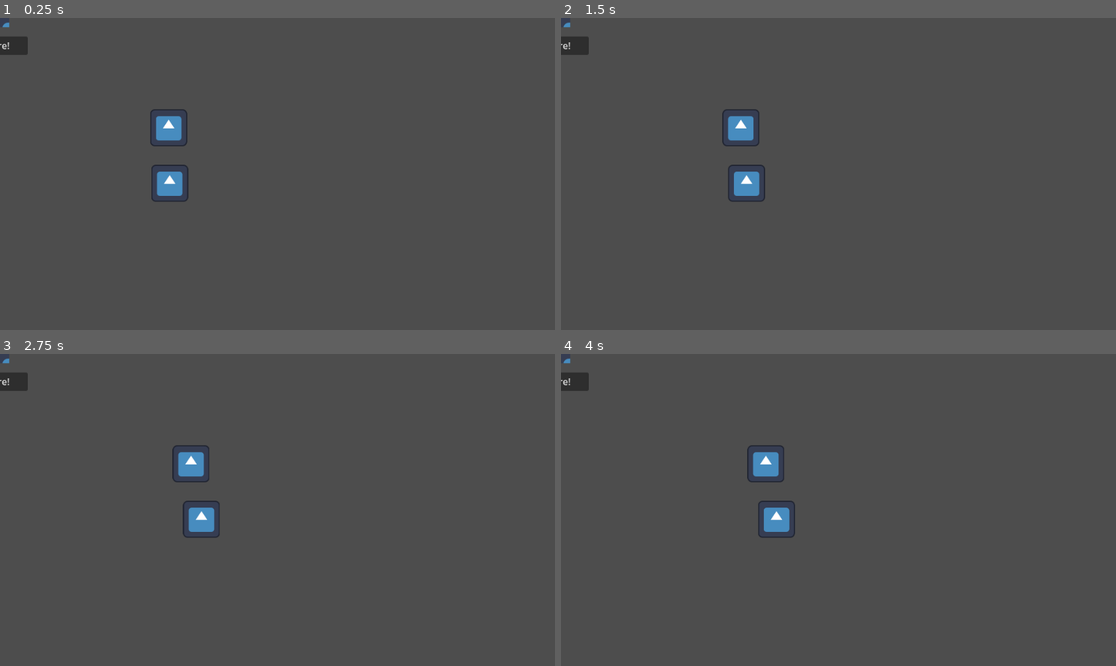
Above: before the commit, frames 1-4 (two rows, left to right).
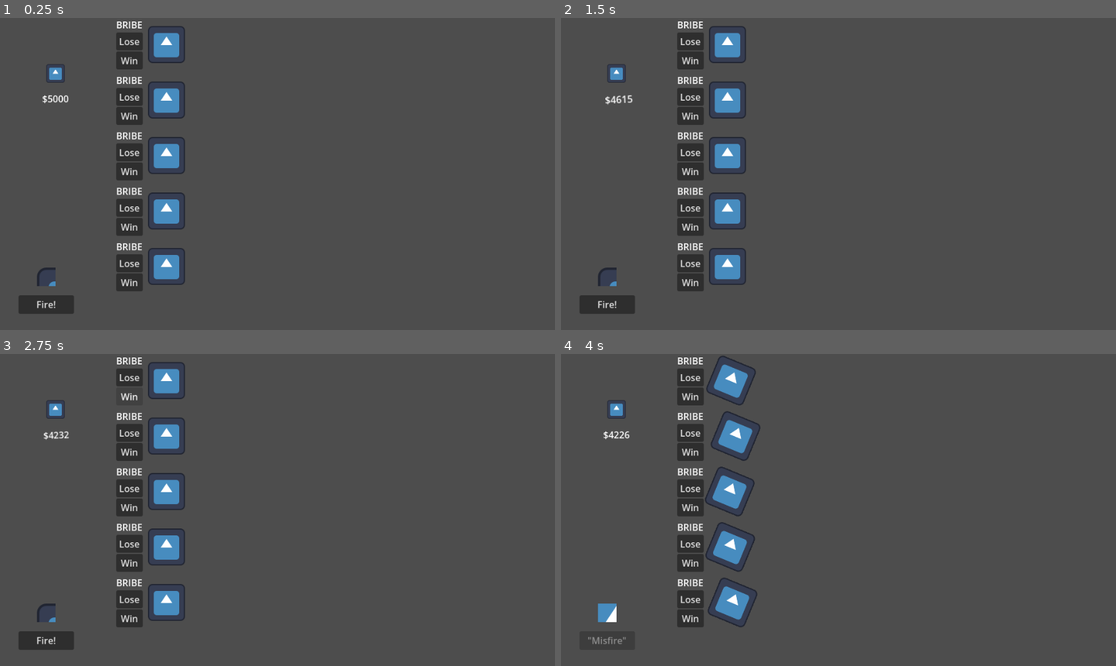
Above: after the commit, the same moments.

Repository: zlounsberry/RedEye-LD59
Game: Godot game, scene res://scenes/main.tscn
The game is run twice, just before and just after one commit, with the same random seed, the same clock (stepped at 60 frames per second) and the same inputs. The engine's default icon, where the game draws it, is replaced by a stand-in: a white triangle on a blue panel in a dark square.
Inputs (mouse positions are in pixels of both pictures, inside the frame that each line leads up to):
- Up to frame 1 (0.25 s): no input
- Up to frame 2 (1.5 s): click (688, 39) at 0.5 s, where only the run after the commit has a clickable "Lose"; move the mouse to (960, 158) at 1.27 s
- Up to frame 3 (2.75 s): click (127, 397) at 2 s, where only the run after the commit has a clickable "Win"
- Up to frame 4 (4 s): move the mouse to (727, 525) at 2.77 s; click (605, 641) at 3.5 s, where only the run after the commit has a clickable "Fire!"

The runs differ from the first frame. In frame 1, 7.1% of the frame differs, in the area x 0-34%, y 1-95%; in frame 2, 7.1%; in frame 3, 7.0%; in frame 4, 7.4%, in the area x 0-43%, y 0-93%.

Commit message:
add the money bits

Diff:
--- a/project.godot
+++ b/project.godot
@@ -25,6 +25,11 @@
 window/size/viewport_width=960
 window/size/viewport_height=540
 
+[global_group]
+
+stats_popup=""
+horf=""
+
 [physics]
 
 3d/physics_engine="Jolt Physics"
--- a/scenes/horf.tscn
+++ b/scenes/horf.tscn
@@ -2,12 +2,16 @@
 
 [ext_resource type="Texture2D" uid="uid://dxluetgnmx57p" path="res://icon.svg" id="1_00vqn"]
 [ext_resource type="Script" uid="uid://0sgscfl3owsa" path="res://scripts/horf.gd" id="1_tgtbq"]
+[ext_resource type="PackedScene" uid="uid://35o752mce1go" path="res://scenes/stats_popup.tscn" id="3_s5b6s"]
 
 [sub_resource type="Curve2D" id="Curve2D_tgtbq"]
 _data = {
 "points": PackedVector2Array(0, 0, 0, 0, 0, 0, 0, 0, 452, 0, 576, 0)
 }
 point_count = 2
+
+[sub_resource type="RectangleShape2D" id="RectangleShape2D_6nhuy"]
+size = Vector2(64, 64)
 
 [sub_resource type="Animation" id="Animation_s5b6s"]
 length = 0.001
@@ -72,7 +76,7 @@
 &"run": SubResource("Animation_6nhuy")
 }
 
-[node name="Horf" type="Node2D" unique_id=1909564379]
+[node name="Horf" type="Node2D" unique_id=1909564379 groups=["horf"]]
 script = ExtResource("1_tgtbq")
 
 [node name="Path2D" type="Path2D" parent="." unique_id=710289219]
@@ -88,6 +92,11 @@
 
 [node name="Emote" type="Sprite2D" parent="Path2D/PathFollow2D" unique_id=729160741]
 
+[node name="MouseHitbox" type="Area2D" parent="Path2D/PathFollow2D" unique_id=505528379]
+
+[node name="CollisionShape2D" type="CollisionShape2D" parent="Path2D/PathFollow2D/MouseHitbox" unique_id=2090914795]
+shape = SubResource("RectangleShape2D_6nhuy")
+
 [node name="HorfAnim" type="AnimationPlayer" parent="." unique_id=875844191]
 libraries/ = SubResource("AnimationLibrary_60tau")
 
@@ -95,9 +104,35 @@
 
 [node name="ChangeSpeed" type="Timer" parent="." unique_id=639052183]
 wait_time = 3.0
-autostart = true
 
 [node name="LockIn" type="Timer" parent="." unique_id=1364391282]
 
+[node name="StatsPopup" parent="." unique_id=150412088 instance=ExtResource("3_s5b6s")]
+scale = Vector2(1e-05, 1e-05)
+
+[node name="VBoxContainer" type="VBoxContainer" parent="." unique_id=2043282314]
+offset_left = -87.0
+offset_top = -46.0
+offset_right = -41.0
+offset_bottom = 47.0
+theme_override_constants/separation = 2
+
+[node name="Label" type="Label" parent="VBoxContainer" unique_id=565734443]
+layout_mode = 2
+text = "BRIBE"
+
+[node name="LoseButton" type="Button" parent="VBoxContainer" unique_id=241120441]
+custom_minimum_size = Vector2(24, 0)
+layout_mode = 2
+text = "Lose"
+
+[node name="WinButton" type="Button" parent="VBoxContainer" unique_id=1245382571]
+layout_mode = 2
+text = "Win"
+
+[connection signal="mouse_entered" from="Path2D/PathFollow2D/MouseHitbox" to="." method="_on_mouse_hitbox_mouse_entered"]
+[connection signal="mouse_exited" from="Path2D/PathFollow2D/MouseHitbox" to="." method="_on_mouse_hitbox_mouse_exited"]
 [connection signal="timeout" from="ChangeSpeed" to="." method="_on_change_speed_timeout"]
 [connection signal="timeout" from="LockIn" to="." method="_on_lock_in_timeout"]
+[connection signal="pressed" from="VBoxContainer/LoseButton" to="." method="_on_lose_button_pressed"]
+[connection signal="pressed" from="VBoxContainer/WinButton" to="." method="_on_win_button_pressed"]
--- a/scenes/main.tscn
+++ b/scenes/main.tscn
@@ -3,6 +3,7 @@
 [ext_resource type="Script" uid="uid://wq4karctqcpu" path="res://scripts/main.gd" id="1_o5qli"]
 [ext_resource type="PackedScene" uid="uid://4w1cjrscx40o" path="res://scenes/horf.tscn" id="2_0wfyh"]
 [ext_resource type="PackedScene" uid="uid://bfebo3ty58mr1" path="res://scenes/signal_gun.tscn" id="3_sugp2"]
+[ext_resource type="PackedScene" uid="uid://duu3pry7a45f7" path="res://scenes/menus/money_ui.tscn" id="4_jyhfs"]
 
 [node name="Main" type="Control" unique_id=53092059]
 layout_mode = 3
@@ -11,6 +12,7 @@
 anchor_bottom = 1.0
 grow_horizontal = 2
 grow_vertical = 2
+mouse_filter = 2
 script = ExtResource("1_o5qli")
 metadata/_edit_use_anchors_ = true
 
@@ -32,17 +34,33 @@
 layout_mode = 2
 
 [node name="Horf" parent="VBoxContainer/MarginContainer" unique_id=1909564379 instance=ExtResource("2_0wfyh")]
-speed_low = 15.0
-speed_high = 25.0
 
 [node name="MarginContainer2" type="MarginContainer" parent="VBoxContainer" unique_id=1927324209]
 custom_minimum_size = Vector2(0, 64)
 layout_mode = 2
 
 [node name="Horf" parent="VBoxContainer/MarginContainer2" unique_id=2134692821 instance=ExtResource("2_0wfyh")]
-speed_low = 10.0
-speed_high = 20.0
-speed_modifier = 1.05
-horf_id = 2
+
+[node name="MarginContainer3" type="MarginContainer" parent="VBoxContainer" unique_id=898864557]
+custom_minimum_size = Vector2(0, 64)
+layout_mode = 2
+
+[node name="Horf" parent="VBoxContainer/MarginContainer3" unique_id=1933731288 instance=ExtResource("2_0wfyh")]
+
+[node name="MarginContainer4" type="MarginContainer" parent="VBoxContainer" unique_id=2013065814]
+custom_minimum_size = Vector2(0, 64)
+layout_mode = 2
+
+[node name="Horf" parent="VBoxContainer/MarginContainer4" unique_id=188457581 instance=ExtResource("2_0wfyh")]
+
+[node name="MarginContainer5" type="MarginContainer" parent="VBoxContainer" unique_id=1168959645]
+custom_minimum_size = Vector2(0, 64)
+layout_mode = 2
+
+[node name="Horf" parent="VBoxContainer/MarginContainer5" unique_id=2019939930 instance=ExtResource("2_0wfyh")]
 
 [node name="GunContainer" parent="." unique_id=1881853301 instance=ExtResource("3_sugp2")]
+position = Vector2(80, 448)
+
+[node name="MoneyUi" parent="." unique_id=1327274327 instance=ExtResource("4_jyhfs")]
+position = Vector2(64, 64)
--- /dev/null
+++ b/scenes/menus/money_ui.tscn
@@ -0,0 +1,115 @@
+[gd_scene format=3 uid="uid://duu3pry7a45f7"]
+
+[ext_resource type="Script" uid="uid://bdcsn65q5wjmd" path="res://scripts/menus/money_ui.gd" id="1_nnlsb"]
+[ext_resource type="Texture2D" uid="uid://dxluetgnmx57p" path="res://icon.svg" id="2_cqbj6"]
+
+[sub_resource type="Animation" id="Animation_nnlsb"]
+length = 0.001
+tracks/0/type = "value"
+tracks/0/imported = false
+tracks/0/enabled = true
+tracks/0/path = NodePath("MoneyCount:position")
+tracks/0/interp = 1
+tracks/0/loop_wrap = true
+tracks/0/keys = {
+"times": PackedFloat32Array(0),
+"transitions": PackedFloat32Array(1),
+"update": 0,
+"values": [Vector2(0, 64)]
+}
+tracks/1/type = "value"
+tracks/1/imported = false
+tracks/1/enabled = true
+tracks/1/path = NodePath("MoneyCount:rotation")
+tracks/1/interp = 1
+tracks/1/loop_wrap = true
+tracks/1/keys = {
+"times": PackedFloat32Array(0),
+"transitions": PackedFloat32Array(1),
+"update": 0,
+"values": [0.0]
+}
+tracks/2/type = "value"
+tracks/2/imported = false
+tracks/2/enabled = true
+tracks/2/path = NodePath("MoneyCount:scale")
+tracks/2/interp = 1
+tracks/2/loop_wrap = true
+tracks/2/keys = {
+"times": PackedFloat32Array(0),
+"transitions": PackedFloat32Array(1),
+"update": 0,
+"values": [Vector2(1, 1)]
+}
+
+[sub_resource type="Animation" id="Animation_ho6jl"]
+resource_name = "shake"
+loop_mode = 1
+step = 0.02
+tracks/0/type = "value"
+tracks/0/imported = false
+tracks/0/enabled = true
+tracks/0/path = NodePath("MoneyCount:position")
+tracks/0/interp = 1
+tracks/0/loop_wrap = true
+tracks/0/keys = {
+"times": PackedFloat32Array(0, 0.02, 0.04, 0.06, 0.08, 0.099999994, 0.12, 0.14, 0.16, 0.17999999, 0.19999999, 0.22, 0.24, 0.26, 0.28, 0.29999998, 0.32, 0.33999997, 0.35999998, 0.38, 0.39999998, 0.42, 0.44, 0.45999998, 0.48, 0.5, 0.52, 0.53999996, 0.56, 0.58, 0.59999996, 0.62, 0.64, 0.65999997, 0.68, 0.7, 0.71999997, 0.74, 0.76, 0.78, 0.79999995, 0.81999993, 0.8399999, 0.86, 0.88, 0.9, 0.91999996, 0.93999994, 0.96, 0.97999996, 1),
+"transitions": PackedFloat32Array(1, 1, 1, 1, 1, 1, 1, 1, 1, 1, 1, 1, 1, 1, 1, 1, 1, 1, 1, 1, 1, 1, 1, 1, 1, 1, 1, 1, 1, 1, 1, 1, 1, 1, 1, 1, 1, 1, 1, 1, 1, 1, 1, 1, 1, 1, 1, 1, 1, 1, 1),
+"update": 1,
+"values": [Vector2(0, 64), Vector2(-2, 62), Vector2(0, 64), Vector2(2, 66), Vector2(0, 64), Vector2(0, 62), Vector2(0, 64), Vector2(2, 64), Vector2(0, 64), Vector2(2, 66), Vector2(0, 64), Vector2(0, 62), Vector2(0, 64), Vector2(-2, 62), Vector2(0, 64), Vector2(2, 66), Vector2(0, 64), Vector2(0, 62), Vector2(0, 64), Vector2(2, 64), Vector2(0, 64), Vector2(2, 66), Vector2(0, 64), Vector2(0, 62), Vector2(0, 64), Vector2(-2, 62), Vector2(0, 64), Vector2(2, 66), Vector2(0, 64), Vector2(0, 62), Vector2(0, 64), Vector2(2, 64), Vector2(0, 64), Vector2(2, 66), Vector2(0, 64), Vector2(0, 62), Vector2(0, 64), Vector2(-2, 62), Vector2(0, 64), Vector2(2, 66), Vector2(0, 64), Vector2(0, 62), Vector2(0, 64), Vector2(2, 64), Vector2(0, 64), Vector2(2, 66), Vector2(0, 64), Vector2(0, 62), Vector2(0, 64), Vector2(0, 62), Vector2(0, 64)]
+}
+tracks/1/type = "value"
+tracks/1/imported = false
+tracks/1/enabled = true
+tracks/1/path = NodePath("MoneyCount:rotation")
+tracks/1/interp = 1
+tracks/1/loop_wrap = true
+tracks/1/keys = {
+"times": PackedFloat32Array(0, 0.099999994, 0.19999999, 0.29999998, 0.39999998, 0.49999997, 0.59999996, 0.6999999, 0.79999995, 0.8999999, 1),
+"transitions": PackedFloat32Array(1, 1, 1, 1, 1, 1, 1, 1, 1, 1, 1),
+"update": 0,
+"values": [0.0, -0.08726646259971647, 0.0, -0.08726646259971647, 0.0, -0.05235987755982989, 0.0, -0.05235987755982989, 0.0, -0.05235987755982989, 0.0]
+}
+tracks/2/type = "value"
+tracks/2/imported = false
+tracks/2/enabled = true
+tracks/2/path = NodePath("MoneyCount:scale")
+tracks/2/interp = 1
+tracks/2/loop_wrap = true
+tracks/2/keys = {
+"times": PackedFloat32Array(0, 0.10250001, 0.2025, 0.29999998, 0.39999998, 0.5, 0.59999996, 0.6975, 0.79749995, 0.89, 1),
+"transitions": PackedFloat32Array(1, 3, 1, 3, 1, 3, 1, 3, 1, 3, 1),
+"update": 0,
+"values": [Vector2(1, 1), Vector2(1.05, 1.05), Vector2(1, 1), Vector2(0.95, 0.95), Vector2(1, 1), Vector2(1.05, 1.05), Vector2(1, 1), Vector2(0.95, 0.95), Vector2(1, 1), Vector2(1.05, 1.05), Vector2(1, 1)]
+}
+
+[sub_resource type="AnimationLibrary" id="AnimationLibrary_bdpjw"]
+_data = {
+&"RESET": SubResource("Animation_nnlsb"),
+&"shake": SubResource("Animation_ho6jl")
+}
+
+[node name="MoneyUi" type="Node2D" unique_id=1327274327]
+process_mode = 3
+script = ExtResource("1_nnlsb")
+
+[node name="MarginContainer" type="MarginContainer" parent="." unique_id=1329728454]
+custom_minimum_size = Vector2(64, 64)
+offset_right = 64.0
+offset_bottom = 64.0
+
+[node name="Sprite2D" type="Sprite2D" parent="MarginContainer" unique_id=20629298]
+position = Vector2(32, 32)
+scale = Vector2(0.25, 0.25)
+texture = ExtResource("2_cqbj6")
+
+[node name="MoneyCount" type="Label" parent="." unique_id=346007995]
+offset_top = 64.0
+offset_right = 64.0
+offset_bottom = 87.99985
+text = "$1000"
+horizontal_alignment = 1
+vertical_alignment = 1
+
+[node name="AnimationPlayer" type="AnimationPlayer" parent="." unique_id=608116772]
+libraries/ = SubResource("AnimationLibrary_bdpjw")
--- a/scenes/stats_popup.tscn
+++ b/scenes/stats_popup.tscn
@@ -3,8 +3,11 @@
 [ext_resource type="Script" uid="uid://he5vld028bia" path="res://scripts/stats_popup.gd" id="1_0twoy"]
 [ext_resource type="Texture2D" uid="uid://dxluetgnmx57p" path="res://icon.svg" id="2_41dsf"]
 
-[node name="StatsPopup" type="Panel" unique_id=150412088]
-custom_minimum_size = Vector2(256, 256)
+[node name="StatsPopup" type="Panel" unique_id=150412088 groups=["stats_popup"]]
+z_index = 1
+custom_minimum_size = Vector2(256, 288)
+offset_right = 256.0
+offset_bottom = 256.0
 script = ExtResource("1_0twoy")
 
 [node name="VBoxContainer" type="VBoxContainer" parent="." unique_id=1656779253]
@@ -55,7 +58,12 @@
 horizontal_alignment = 1
 vertical_alignment = 1
 
-[node name="BribeAmount" type="Label" parent="VBoxContainer" unique_id=536702168]
+[node name="BribeAmountSpeed" type="Label" parent="VBoxContainer" unique_id=536702168]
 layout_mode = 2
 horizontal_alignment = 1
 vertical_alignment = 1
+
+[node name="BribeAmountFocus" type="Label" parent="VBoxContainer" unique_id=1707688094]
+layout_mode = 2
+horizontal_alignment = 1
+vertical_alignment = 1
--- a/scripts/globals/game_data.gd
+++ b/scripts/globals/game_data.gd
@@ -51,9 +51,44 @@
 	},
 }
 
+const HORF_FIRST_NAME_ARRAY: Array = [
+	"Rice And",
+	"Beans On",
+	"My Little",
+	"Sour",
+	"Monday's",
+	"Princess",
+	"Horny",
+	"I Hate",
+	"Monstrous",
+	"Shotgun",
+	"Copyright",
+]
+
+const HORF_LAST_NAME_ARRAY: Array = [
+	"Beans",
+	"Toast",
+	"Horfy",
+	"Lasagna",
+	"Dumptruck",
+	"Toad",
+	"Wellington III",
+	"Shotglass",
+	"Axolotl",
+	"Candy",
+	"Wedding",
+	"Sandwich",
+	"Infringement",
+]
+
+
 @onready var current_money: int = 5000
 @onready var current_day: int = 1
 
 @onready var main_volume: float = 0.8
 @onready var sfx_volume: float = 0.8
 @onready var music_volume: float = 0.8
+
+
+func _ready() -> void:
+	self.process_mode = Node.PROCESS_MODE_ALWAYS
--- a/scripts/globals/signal_bus.gd
+++ b/scripts/globals/signal_bus.gd
@@ -3,3 +3,8 @@
 signal horf_is_winner(horf_id: int)
 signal start_race
 signal misfire_gun
+signal update_money(delta: int)
+signal money_updated
+
+func _ready() -> void:
+	self.process_mode = Node.PROCESS_MODE_ALWAYS
--- a/scripts/horf.gd
+++ b/scripts/horf.gd
@@ -7,6 +7,9 @@
 @onready var lock_in_timer: Timer = $LockIn
 @onready var horf_anim: AnimationPlayer = $HorfAnim
 @onready var emote_anim: AnimationPlayer = $EmoteAnim
+@onready var stats_popup: Panel = $StatsPopup
+@onready var lose_button: Button = $VBoxContainer/LoseButton
+@onready var win_button: Button = $VBoxContainer/WinButton
 @onready var race_over: bool = false
 @onready var locked_in: bool = false
 
@@ -17,22 +20,34 @@
 var lock_in_likelihood: float
 var horf_id: int
 var odds_to_one: int
+var horf_name_first: String
+var horf_name_last: String
 
-var modifier_delta_on_bribe: int
-var lock_in_delta_on_bribe: int = randf_range(0.025, 0.05)
+var speed_modifier_delta_on_bribe: float = randf_range(0.025, 0.05)
+var lock_in_delta_on_bribe: float = randf_range(0.025, 0.05)
 var cost_to_bribe: int = randi_range(100, 500)
 
 
 func _ready() -> void:
-	_update_current_speed()
+#	 Most functions called from main.tscn
 	_connect_signals()
+
+
+func assign_values_based_on_id() -> void:
 	if not GameData.HORF_DICT.has(horf_id):
-		print("error, misassigned horf dict")
+		print("out of range error")
 		return
 	odds_to_one = GameData.HORF_DICT[horf_id]["odds_to_one"]
 	speed_low = GameData.HORF_DICT[horf_id]["low_speed"]
 	speed_high = GameData.HORF_DICT[horf_id]["high_speed"]
 	lock_in_likelihood = GameData.HORF_DICT[horf_id]["lock_in_likelihood"]
+	var first_name_array: Array = GameData.HORF_FIRST_NAME_ARRAY.duplicate()
+	var last_name_array: Array = GameData.HORF_LAST_NAME_ARRAY.duplicate()
+	first_name_array.shuffle()
+	last_name_array.shuffle()
+	horf_name_first = first_name_array[0]
+	horf_name_last = last_name_array[0]
+	_populate_stats_popup()
 
 
 func _connect_signals() -> void:
@@ -54,12 +69,26 @@
 	speed = new_speed
 
 
+func _populate_stats_popup() -> void:
+	stats_popup.speed_low = speed_low
+	stats_popup.speed_high = speed_high
+	stats_popup.lock_in_likelihood = lock_in_likelihood
+	stats_popup.odds_to_one = odds_to_one
+	stats_popup.horf_name_first = horf_name_first
+	stats_popup.horf_name_last = horf_name_last
+	stats_popup.cost_to_bribe = cost_to_bribe
+	stats_popup.modifier_delta_on_bribe = speed_modifier_delta_on_bribe
+	stats_popup.lock_in_delta_on_bribe = lock_in_delta_on_bribe
+	stats_popup.populate_text()
+
+
 func _bribe_jockey(is_bribed_to_be_worse: bool) -> void:
+	print("bribe jockey")
 	if is_bribed_to_be_worse:
-		speed_modifier -= modifier_delta_on_bribe
+		speed_modifier -= speed_modifier_delta_on_bribe
 		lock_in_likelihood -= lock_in_delta_on_bribe
 	else:
-		speed_modifier += modifier_delta_on_bribe
+		speed_modifier += speed_modifier_delta_on_bribe
 		lock_in_likelihood += lock_in_delta_on_bribe
 	speed_low *= speed_modifier
 	speed_high *= speed_modifier
@@ -67,6 +96,8 @@
 
 func _race_start() -> void:
 	horf_anim.play("run")
+	_update_current_speed()
+	$ChangeSpeed.start()
 
 
 func _race_over(_horf_id: int) -> void:
@@ -93,3 +124,25 @@
 	await get_tree().create_timer(3.0).timeout
 	locked_in = false
 	change_speed_timer.start()
+
+
+func _on_mouse_hitbox_mouse_entered() -> void:
+	for popup_child in get_tree().get_nodes_in_group("stats_popup"):
+		popup_child.hide_popup()
+	print("show_stats_popup")
+	stats_popup.show_popup()
+
+
+func _on_mouse_hitbox_mouse_exited() -> void:
+	print("hide_popup")
+	stats_popup.hide_popup()
+
+
+func _on_lose_button_pressed() -> void:
+	_bribe_jockey(true)
+	Signals.update_money.emit(-cost_to_bribe)
+
+
+func _on_win_button_pressed() -> void:
+	_bribe_jockey(false)
+	Signals.update_money.emit(-cost_to_bribe)
--- a/scripts/main.gd
+++ b/scripts/main.gd
@@ -1,8 +1,25 @@
 extends Control
 
+const HORF_ID_ARRAY: Array = [0,1,2,3,4,5,6,7]
 
 func _ready() -> void:
 	_connect_signals()
+	var random_horf_id_array = _randomize_id_array()
+	_assign_horf_ids(random_horf_id_array)
+
+
+func _assign_horf_ids(random_horf_id_array: Array) -> void:
+	var array_position_count: int = 0
+	for horf_child in get_tree().get_nodes_in_group("horf"):
+		horf_child.horf_id = random_horf_id_array[array_position_count]
+		horf_child.assign_values_based_on_id()
+		array_position_count += 1
+
+
+func _randomize_id_array() -> Array:
+	var random_horf_id_array = HORF_ID_ARRAY.duplicate()
+	random_horf_id_array.shuffle()
+	return random_horf_id_array
 
 
 func _connect_signals() -> void:
--- /dev/null
+++ b/scripts/menus/money_ui.gd
@@ -0,0 +1,33 @@
+extends Node2D
+
+@onready var money_count: Label = $MoneyCount
+@onready var anim: AnimationPlayer = $AnimationPlayer
+
+
+func _ready() -> void:
+	money_count.text = str("$", GameData.current_money)
+	Signals.update_money.connect(_change_number)
+
+
+func _change_number(delta: int) -> void:
+	print("_change_number")
+	get_tree().paused = true
+	anim.play("shake")
+	var new_value = GameData.current_money + delta
+	while GameData.current_money != new_value:
+		var money_iteration: int
+		if abs(GameData.current_money - new_value) > 50:
+			money_iteration = 50
+		elif abs(GameData.current_money - new_value) > 10:
+			money_iteration = 10
+		else:
+			money_iteration = 1
+		if delta > 0:
+			GameData.current_money += money_iteration
+		else:
+			GameData.current_money -= money_iteration
+		money_count.text = str("$", GameData.current_money)
+		await get_tree().create_timer(0.05).timeout
+	anim.play("RESET")
+	Signals.money_updated.emit()
+	get_tree().paused = false
--- a/scripts/stats_popup.gd
+++ b/scripts/stats_popup.gd
@@ -1,11 +1,14 @@
-extends Node2D
+extends Panel
+
+const POPUP_GLOBAL_POSITION: = Vector2(352.0, 94.0)
 
 @onready var name_label: Label = $VBoxContainer/Name
 @onready var odds_label: Label = $VBoxContainer/Odds
 @onready var speed_label: Label = $VBoxContainer/Speed
 @onready var focus_label: Label = $VBoxContainer/Focus
 @onready var bribe_cost_label: Label = $VBoxContainer/BribeCost
-@onready var bribe_amount_label: Label = $VBoxContainer/BribeAmount
+@onready var bribe_amount_speed: Label = $VBoxContainer/BribeAmountSpeed
+@onready var bribe_amount_focus: Label = $VBoxContainer/BribeAmountFocus
 
 
 var speed_modifier: float = 1.0
@@ -28,16 +31,17 @@
 	speed_label.text = str("Speed: ", speed_low, " - ", speed_high)
 	focus_label.text = str("Focus: ", lock_in_likelihood)
 	bribe_cost_label.text = str("Cost to Bribe: $", cost_to_bribe)
-	bribe_amount_label.text = str("Bribe Impact: ", cost_to_bribe)
+	bribe_amount_speed.text = str("Bribe Speed Impact: ", modifier_delta_on_bribe)
+	bribe_amount_focus.text = str("Bribe Focus Impact: ", lock_in_delta_on_bribe)
 
 
-func _show_popup() -> void:
+func show_popup() -> void:
 	var tween: Tween = create_tween().set_ease(Tween.EASE_OUT).set_trans(Tween.TRANS_SPRING).set_parallel()
 	tween.tween_property(self, "scale", Vector2.ONE, 0.15)
-	tween.tween_property(self, "position", Vector2((self.size.x / 2), (self.size.y / 2)), 0.15)
+	tween.tween_property(self, "global_position", POPUP_GLOBAL_POSITION, 0.15)
 
 
-func _hide_popup() -> void:
+func hide_popup() -> void:
 	var tween: Tween = create_tween().set_ease(Tween.EASE_IN).set_trans(Tween.TRANS_SPRING).set_parallel()
 	tween.tween_property(self, "scale", Vector2.ZERO, 0.15)
-	tween.tween_property(self, "position", Vector2.ZERO, 0.15)
+	tween.tween_property(self, "global_position", get_parent().global_position, 0.15)
Not shown, added: scripts/menus/money_ui.gd.uid
